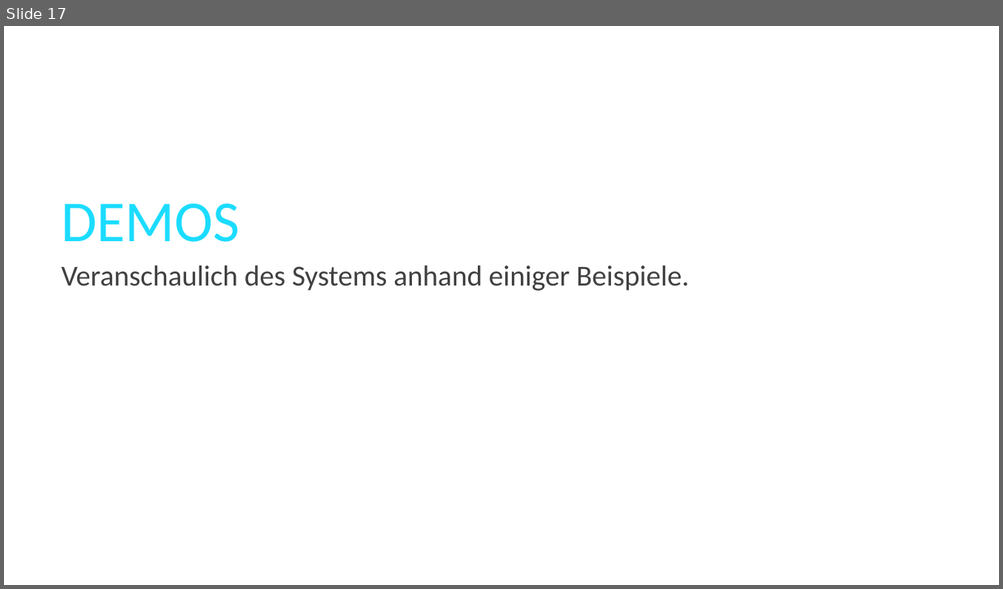
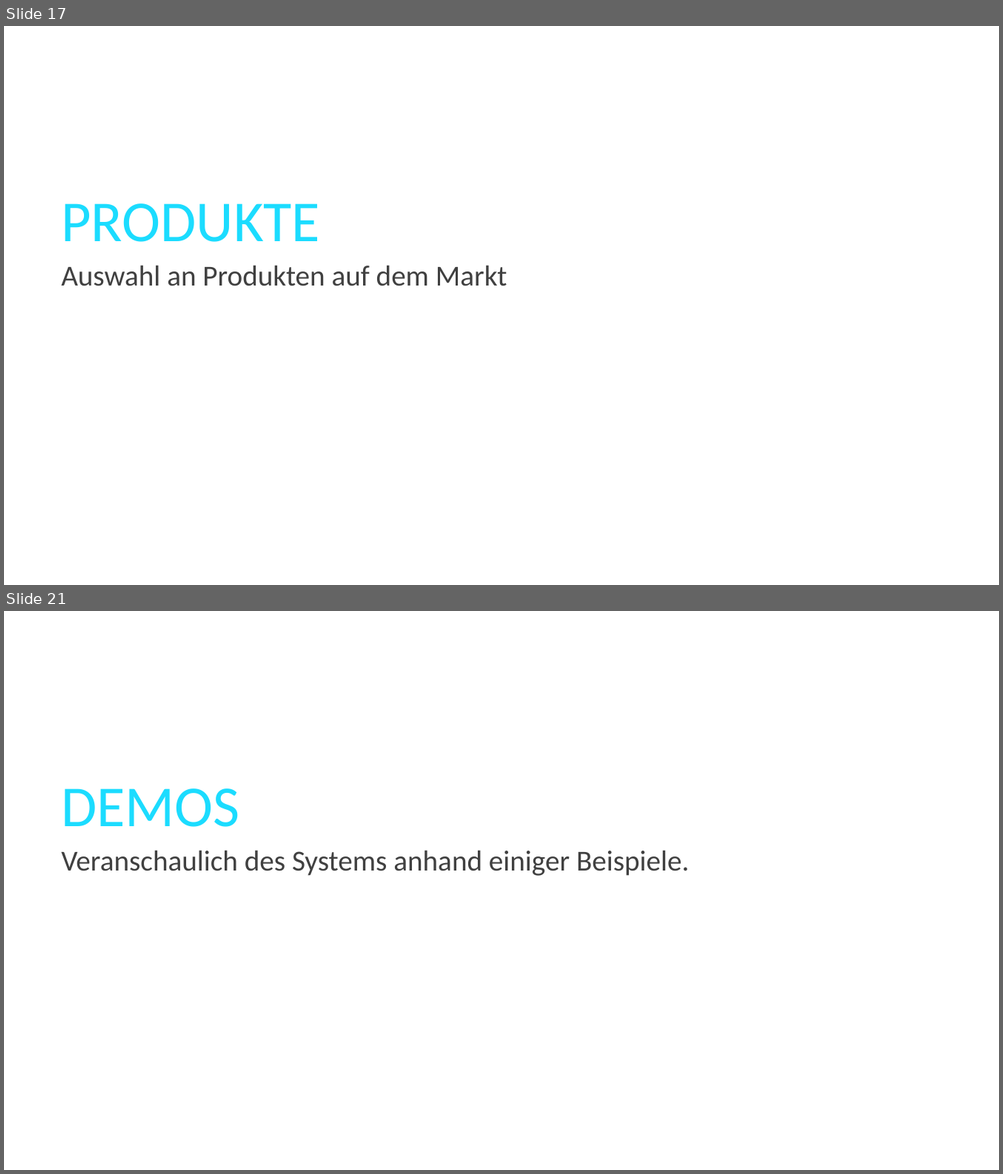
Before and after one commit to twenzel/MessageBusDemo, a slide deck: MessageBus.pptx. Shown one above the other, each under a label of ours: slide 17 before the commit, slides 17 and 21 after it; the slides between them are not shown. The pictures are 1003x589 and 1003x1174 pixels, drawn with LibreOffice and Linux fonts; fonts in the diff are those of the drawing; background and template pictures are left out. Boxes give left, top, right and bottom in pixels: in the first picture for what was removed or moved away, otherwise in the second. Text is boxed around its words. In the diff, an @@ line names an element or a change of style, - is before the commit and + after.

```diff
--- a/MessageBus.pptx
+++ b/MessageBus.pptx
@@ slide 17 added at (4,26,999,585), background picture (left out) @@
@@ title added at (61,204,320,242), 56 pt, text #1BDCFF @@
+PRODUKTE
@@ text added at (61,265,507,286), 28 pt, text #404040 @@
+Auswahl an Produkten auf dem Markt
@@ what was slide 17 is now slide 21 @@
```
Also in this commit, not shown: 3 slides changed, 3 other slides added.
